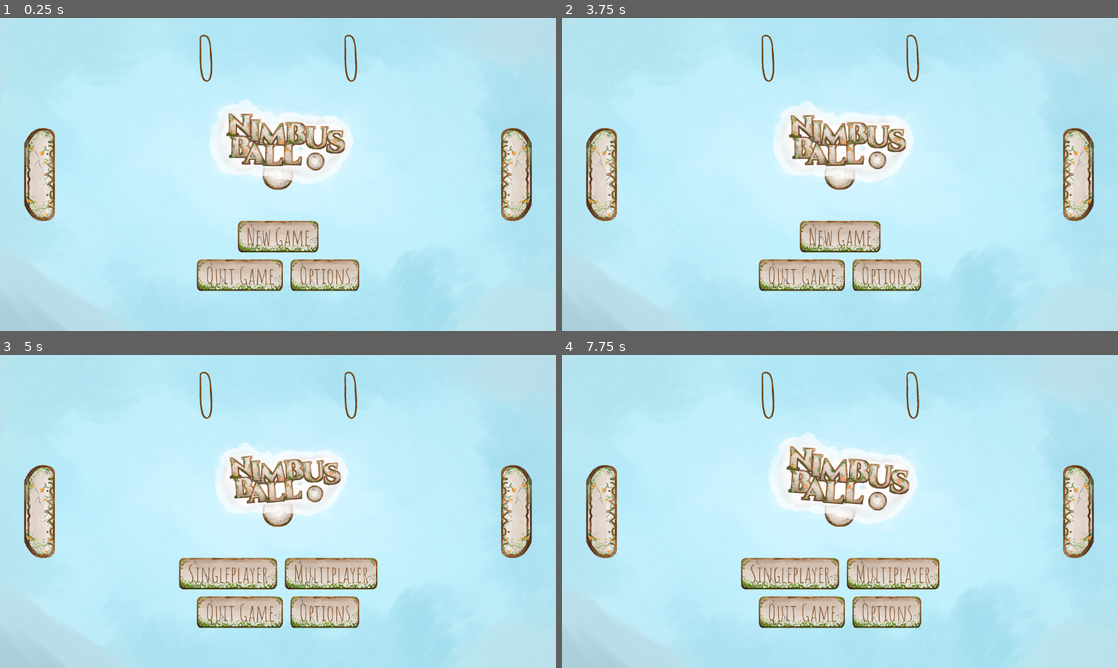
Above: before the commit, frames 1-4 (two rows, left to right).
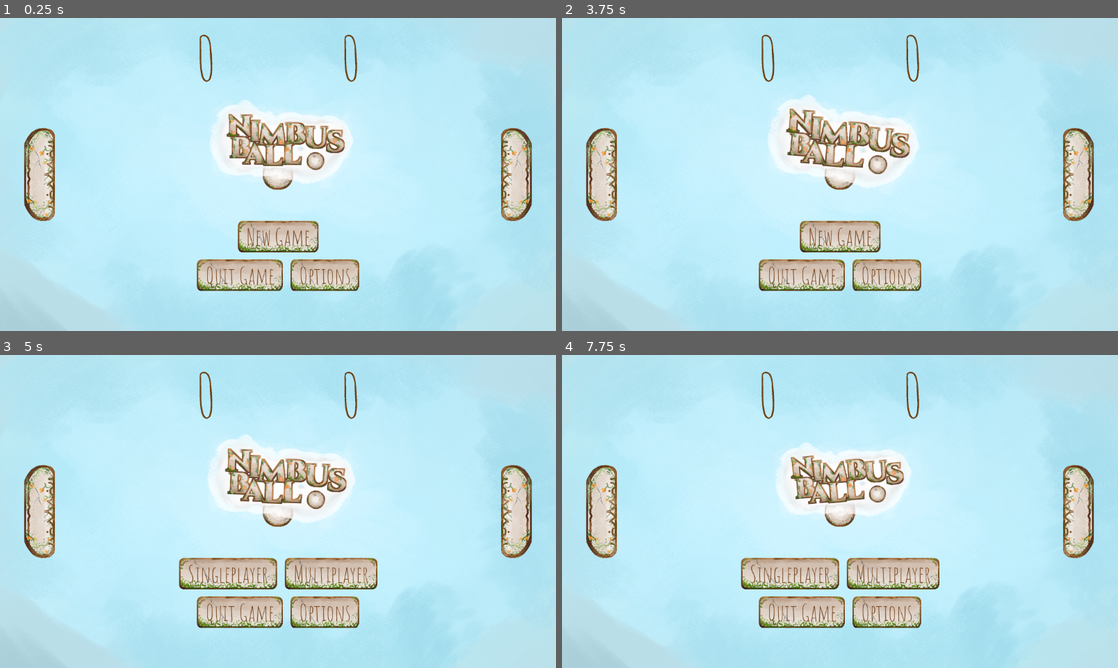
Above: after the commit, the same moments.

Repository: SirLaughy/godot-4-pong
Game: Godot game, scene res://Scenes/main.tscn
Two runs of this game, one before a commit and one after it. Both use one fixed random seed, a clock stepped at 60 frames per second and the inputs below. Sound files missing from this copy of the repository are replaced by a short silence.
Inputs (mouse positions are in pixels of both pictures, inside the frame that each line leads up to):
- Up to frame 1 (0.25 s): no input
- Up to frame 2 (3.75 s): click "Options" at 0.5 s; click "Controls" at 1.25 s; click "Restore Defaults" at 2 s; click "Back" at 2.75 s; click "Back" at 3.5 s
- Up to frame 3 (5 s): click "New Game" at 4.25 s
- Up to frame 4 (7.75 s): click "Singleplayer" at 5 s; tap Enter (player2_pause) at 5.75 s; move the mouse to (962, 495) at 5.77 s; hold W (player1_up) 5.78-6.5 s; hold Down (player2_down) 5.78-6.5 s; click (962, 495) at 5.92 s; click "End Game" at 6.5 s; click "New Game" at 7.25 s

The runs differ from the first frame. In frame 1, 0.6% of the frame differs, in the area x 40-63%, y 26-52%; in frame 2, 2.8%; in frame 3, 3.1%; in frame 4, 3.3%, in the area x 37-65%, y 24-54%.

Commit message:
Added More SFX to the game

Diff:
--- a/Scenes/ball.tscn
+++ b/Scenes/ball.tscn
@@ -16,3 +16,14 @@
 
 [node name="CollisionShape2D" type="CollisionShape2D" parent="."]
 shape = SubResource("CircleShape2D_3vak7")
+
+[node name="PaddleSoundTimer" type="Timer" parent="."]
+wait_time = 0.1
+one_shot = true
+
+[node name="WallSoundTimer" type="Timer" parent="."]
+wait_time = 0.1
+one_shot = true
+
+[connection signal="timeout" from="PaddleSoundTimer" to="." method="_on_paddle_sound_timer_timeout"]
+[connection signal="timeout" from="WallSoundTimer" to="." method="_on_wall_sound_timer_timeout"]
--- a/Scenes/hud.tscn
+++ b/Scenes/hud.tscn
@@ -132,12 +132,12 @@
 
 [node name="Logo" type="Sprite2D" parent="."]
 position = Vector2(584, 256)
-rotation = -0.120428
 texture = ExtResource("2_h3cku")
 script = ExtResource("3_tfvbx")
 
 [node name="LogoTimer" type="Timer" parent="Logo"]
-autostart = true
+wait_time = 5.0
+one_shot = true
 
 [node name="Message" type="Label" parent="."]
 visible = false
--- a/Scenes/sfx_manager.tscn
+++ b/Scenes/sfx_manager.tscn
@@ -1,16 +1,35 @@
-[gd_scene load_steps=4 format=3 uid="uid://crr8bsfwxbpah"]
+[gd_scene load_steps=7 format=3 uid="uid://crr8bsfwxbpah"]
 
 [ext_resource type="Script" path="res://Scripts/SFX_Manager.gd" id="1_ao2cf"]
 [ext_resource type="AudioStream" uid="uid://dxkq3ym0kqmu" path="res://Assets/Sounds/sfx_gameOver.ogg" id="2_vqr2j"]
 [ext_resource type="AudioStream" uid="uid://buh7tq78no6c4" path="res://Assets/Sounds/sfx_pointScored.ogg" id="3_1p34b"]
+[ext_resource type="AudioStream" uid="uid://dqmpa0y1rraug" path="res://Assets/Sounds/sfx_buttonClick.ogg" id="4_e8m2i"]
+[ext_resource type="AudioStream" uid="uid://cgwegn7j4y7bq" path="res://Assets/Sounds/sfx_paddleCollision.ogg" id="5_two3q"]
+[ext_resource type="AudioStream" uid="uid://caexbpfegrl2b" path="res://Assets/Sounds/sfx_wallCollision.ogg" id="6_gnffa"]
 
 [node name="SFX_Manager" type="Node2D"]
 script = ExtResource("1_ao2cf")
 
 [node name="sfx_gameOver" type="AudioStreamPlayer" parent="."]
 stream = ExtResource("2_vqr2j")
+volume_db = 5.0
 bus = &"SFX"
 
 [node name="sfx_pointScored" type="AudioStreamPlayer" parent="."]
 stream = ExtResource("3_1p34b")
+volume_db = -10.0
 bus = &"SFX"
+
+[node name="sfx_buttonClick" type="AudioStreamPlayer" parent="."]
+stream = ExtResource("4_e8m2i")
+volume_db = -10.0
+bus = &"SFX"
+
+[node name="sfx_paddleCollision" type="AudioStreamPlayer" parent="."]
+stream = ExtResource("5_two3q")
+volume_db = -10.0
+bus = &"SFX"
+
+[node name="sfx_wallCollision" type="AudioStreamPlayer" parent="."]
+stream = ExtResource("6_gnffa")
+bus = &"SFX"
--- a/Scripts/Logo.gd
+++ b/Scripts/Logo.gd
@@ -6,53 +6,42 @@
 var center = Vector2(width/2, height/2)
 
 var in_out_direction = Global.InOutDirection.OUT
-var in_out_speed = 0.05
-var rotation_direction = Global.Direction.RIGHT
-var rotation_speed = 0.001
+const TWEEN_LENGTH = 4
 
 # activates when enters scene tree
 func _ready():
 	reset_logo()
+	$LogoTimer.wait_time = TWEEN_LENGTH
+	tween_logo()
+
 
 # reset logo to default state
 func reset_logo():
 	scale = Vector2(1.2,1.2)
 	rotation = 0
-	$LogoTimer.wait_time = 3
 	show()
-
-# scale and rotate the logo in and out
-func _process(delta):
-	if in_out_direction == Global.InOutDirection.IN:
-		scale -= Vector2(in_out_speed, in_out_speed) * delta
-	else:
-		scale += Vector2(in_out_speed, in_out_speed) * delta
-
-	if rotation_direction == Global.Direction.LEFT:
-		rotation -= rotation_speed
-	else:
-		rotation += rotation_speed
-
-	scale.x = clamp(scale.x, 0.5, 2)
-	scale.y = clamp(scale.y, 0.5, 2)
-	rotation = clamp(rotation, -10, 10)
 
 # change scale and rotation direction
 func _on_logo_timer_timeout():
-	if in_out_direction == Global.InOutDirection.IN:
-		in_out_direction = Global.InOutDirection.OUT
-	elif in_out_direction == Global.InOutDirection.OUT:
-		in_out_direction = Global.InOutDirection.IN
-
-	if rotation_direction == Global.Direction.LEFT:
-		rotation_direction = Global.Direction.RIGHT
-	elif rotation_direction == Global.Direction.RIGHT:
-		rotation_direction = Global.Direction.LEFT
-
-	$LogoTimer.wait_time = randf_range(2.5, 3.5)
-	$LogoTimer.start()
+	tween_logo()
 
 
 func _on_visibility_changed():
 	if is_visible():
 		reset_logo()
+
+func tween_logo():
+	var tween = get_tree().create_tween()
+	var scale_range
+	$LogoTimer.start()
+	match in_out_direction:
+		GlobalEnums.InOutDirection.IN:
+			scale_range = randf_range(1.1, 1.2)
+			tween.tween_property($".", "scale", Vector2(scale_range, scale_range), TWEEN_LENGTH)
+			tween.parallel().tween_property($".", "rotation", deg_to_rad(randf_range(-10, 0)), TWEEN_LENGTH)
+			in_out_direction = GlobalEnums.InOutDirection.OUT
+		GlobalEnums.InOutDirection.OUT:
+			scale_range = randf_range(1.2, 1.3)
+			tween.tween_property($".", "scale", Vector2(scale_range, scale_range), TWEEN_LENGTH)
+			tween.parallel().tween_property($".", "rotation", deg_to_rad(randf_range(0, 10)), TWEEN_LENGTH)
+			in_out_direction = GlobalEnums.InOutDirection.IN
--- a/Scripts/MainMenu.gd
+++ b/Scripts/MainMenu.gd
@@ -20,24 +20,32 @@
 func _on_new_game_pressed():
 	$"New Game".hide()
 	$GameMode.show()
+	SfxManager.play_sound(SfxManager.sfx_button_click)
 
 func _on_quit_pressed():
+	SfxManager.play_sound(SfxManager.sfx_button_click)
+	await SfxManager.sfx_button_click.finished
 	get_tree().quit()
+
 
 func _on_options_button_pressed():
 	hide()
 	SceneManager.push_scene(GlobalEnums.GameScenes.OPTIONS_MENU)
+	SfxManager.play_sound(SfxManager.sfx_button_click)
 
 func _on_singleplayer_pressed():
 	GlobalVariables.game_mode = GlobalEnums.GameMode.SINGLEPLAYER
 	start_game()
+	SfxManager.play_sound(SfxManager.sfx_button_click)
 
 func _on_multiplayer_pressed():
 	GlobalVariables.game_mode = GlobalEnums.GameMode.MULTIPLAYER
 	start_game()
+	SfxManager.play_sound(SfxManager.sfx_button_click)
 
 func start_game():
 	hide()
 	GlobalVariables.game_status = GlobalEnums.GameStatus.RUNNING
 	SceneManager.set_stack(GlobalEnums.GameScenes.GAME_SCENE)
 	GlobalSignals.New_Game.emit()
+	SfxManager.play_sound(SfxManager.sfx_button_click)
--- a/Scripts/OptionsMenu.gd
+++ b/Scripts/OptionsMenu.gd
@@ -24,12 +24,14 @@
 	$"..".message("Settings Changed")
 	hide()
 	SceneManager.pop_stack()
+	SfxManager.play_sound(SfxManager.sfx_button_click)
 
 
 # Return to previous scene
 func _on_back_button_pressed():
 	hide()
 	SceneManager.pop_stack()
+	SfxManager.play_sound(SfxManager.sfx_button_click)
 
 # Manage hiding external components when hidden
 func _on_visibility_changed():
@@ -39,3 +41,4 @@
 func _on_controls_pressed():
 	hide()
 	SceneManager.push_scene(GlobalEnums.GameScenes.CONTROLS_MENU)
+	SfxManager.play_sound(SfxManager.sfx_button_click)
--- a/Scripts/PauseMenu.gd
+++ b/Scripts/PauseMenu.gd
@@ -15,16 +15,19 @@
 func _on_end_game_pressed():
 	hide()
 	SceneManager.set_stack(GlobalEnums.GameScenes.MAIN_MENU)
-
+	SfxManager.play_sound(SfxManager.sfx_game_over)
+	SfxManager.play_sound(SfxManager.sfx_button_click)
 
 func _on_resume_game_pressed():
 	hide()
 	SceneManager.pop_stack()
+	SfxManager.play_sound(SfxManager.sfx_button_click)
 
 
 func _on_options_button_pressed():
 	hide()
 	SceneManager.push_scene(GlobalEnums.GameScenes.OPTIONS_MENU)
+	SfxManager.play_sound(SfxManager.sfx_button_click)
 
 
 func _on_visibility_changed():
--- a/Scripts/SFX_Manager.gd
+++ b/Scripts/SFX_Manager.gd
@@ -2,22 +2,10 @@
 
 @onready var sfx_game_over = $sfx_gameOver
 @onready var sfx_point_scored = $sfx_pointScored
-
-const DEFAULT_GAME_OVER = 0.0
-const DEFAULT_POINT_SCORED = 0.0
-
-var sfx_default_volumes : Dictionary
-
-func _ready():
-	configure_dictionary()
+@onready var sfx_button_click = $sfx_buttonClick
+@onready var sfx_paddle_collision = $sfx_paddleCollision
+@onready var sfx_wall_collision = $sfx_wallCollision
 
 func play_sound(sound):
 	sound.pitch_scale = randf_range(0.8, 1.2)
-	#sound.volume = sfx_default_volumes[sound] * GlobalConfigs.sfx_volume
 	sound.play()
-
-func configure_dictionary():
-	sfx_default_volumes = {
-		sfx_game_over : DEFAULT_GAME_OVER,
-		sfx_point_scored : DEFAULT_POINT_SCORED
-	}
--- a/Scripts/Scores.gd
+++ b/Scripts/Scores.gd
@@ -3,18 +3,22 @@
 @onready var score_1 = $Score1
 @onready var score_2 = $Score2
 
-var paddle
-
 func _ready():
 	GlobalSignals.point_scored.connect(on_point_scored)
 
 func on_point_scored(side):
+	var paddle
+	var score_side
+
 	match side:
 		GlobalEnums.PaddleSide.LEFT:
 			paddle = score_1
+			score_side = 0
 		GlobalEnums.PaddleSide.RIGHT:
 			paddle = score_2
-	SfxManager.play_sound(SfxManager.sfx_point_scored)
+			score_side = 1
+	if GlobalVariables.score[score_side] < 7:
+		SfxManager.play_sound(SfxManager.sfx_point_scored)
 	var tween = get_tree().create_tween()
 	tween.tween_property(paddle, "scale", Vector2(1.1, 1.1), 0.1)
 	tween.tween_property(paddle, "scale", Vector2(1, 1), 0.1)
--- a/Scripts/ball.gd
+++ b/Scripts/ball.gd
@@ -19,6 +19,9 @@
 var width = 64
 var height = 64
 var center = Vector2(round(width/2), round(height/2))
+
+var sfx_paddle_playing = false
+var sfx_wall_playing = false
 
 func _physics_process(delta):
 	# check that game is in progress
@@ -42,8 +45,16 @@
 				direction = find_new_direction(collider)
 				# default trauma 0.2
 				$"../ShakeCamera".add_trauma(0.2)
+				if sfx_paddle_playing == false:
+					SfxManager.play_sound(SfxManager.sfx_paddle_collision)
+					sfx_paddle_playing = true
+					$PaddleSoundTimer.start()
 			else:
 				direction = direction.bounce(collision.get_normal())
+				if sfx_wall_playing == false:
+					SfxManager.play_sound(SfxManager.sfx_wall_collision)
+					sfx_wall_playing = true
+					$WallSoundTimer.start()
 
 
 # get a random direction
@@ -66,3 +77,11 @@
 # check that the ball is colliding with the front of the paddle
 func is_front(collision):
 	return not collision.get_normal().y == -1 or collision.get_normal().y == 1
+
+
+func _on_paddle_sound_timer_timeout():
+	sfx_paddle_playing = false
+
+
+func _on_wall_sound_timer_timeout():
+	sfx_wall_playing = false
--- a/Scripts/controls_display.gd
+++ b/Scripts/controls_display.gd
@@ -21,7 +21,7 @@
 			if side == GlobalEnums.PaddleSide.RIGHT:
 				hide()
 		GlobalEnums.GameMode.MULTIPLAYER:
-			pass
+			show()
 
 func on_newGame():
 	transition()
--- a/Scripts/hud.gd
+++ b/Scripts/hud.gd
@@ -3,7 +3,7 @@
 
 # Called when the node enters the scene tree for the first time.
 
-# initialise score to 0 abd hide uneeded HUD elements
+# initialise score to 0 and hide uneeded HUD elements
 func _ready():
 	$Scores/Score1.text = str(0)
 	$Scores/Score2.text = str(0)
@@ -18,6 +18,7 @@
 	$Scores/Score2.text = str(GlobalVariables.score[1])
 	message("First to 7 Wins")
 	$Scores.show()
+	SfxManager.play_sound(SfxManager.sfx_button_click)
 
 # hide message after a time
 func _on_message_timer_timeout():
--- a/Scripts/keybind_remap.gd
+++ b/Scripts/keybind_remap.gd
@@ -57,16 +57,19 @@
 	GlobalConfigs.save_config()
 	hide()
 	SceneManager.pop_stack()
+	SfxManager.play_sound(SfxManager.sfx_button_click)
 
 # Return to last scene
 func _on_button_back_pressed():
 	hide()
 	SceneManager.pop_stack()
+	SfxManager.play_sound(SfxManager.sfx_button_click)
 
 # Restore controls to default
 func _on_button_restore_defaults_pressed():
 	controls = GlobalConfigs.DEFAULT_CONTROLS
 	configure_labels()
+	SfxManager.play_sound(SfxManager.sfx_button_click)
 
 # Set all button labels to the corresponding keybind
 func configure_labels() -> void:
Binary file removed: Assets/Icons/0.png
Not shown, removed: Assets/Icons/0.png.import
Binary file removed: Assets/Icons/1.png
Not shown, removed: Assets/Icons/1.png.import
Binary file removed: Assets/Icons/2.png
Not shown, removed: Assets/Icons/2.png.import
Binary file removed: Assets/Icons/3.png
Not shown, removed: Assets/Icons/3.png.import
Binary file removed: Assets/Icons/4.png
Not shown, removed: Assets/Icons/4.png.import
Binary file removed: Assets/Icons/5.png
Not shown, removed: Assets/Icons/5.png.import
(and 242 more such lines)
